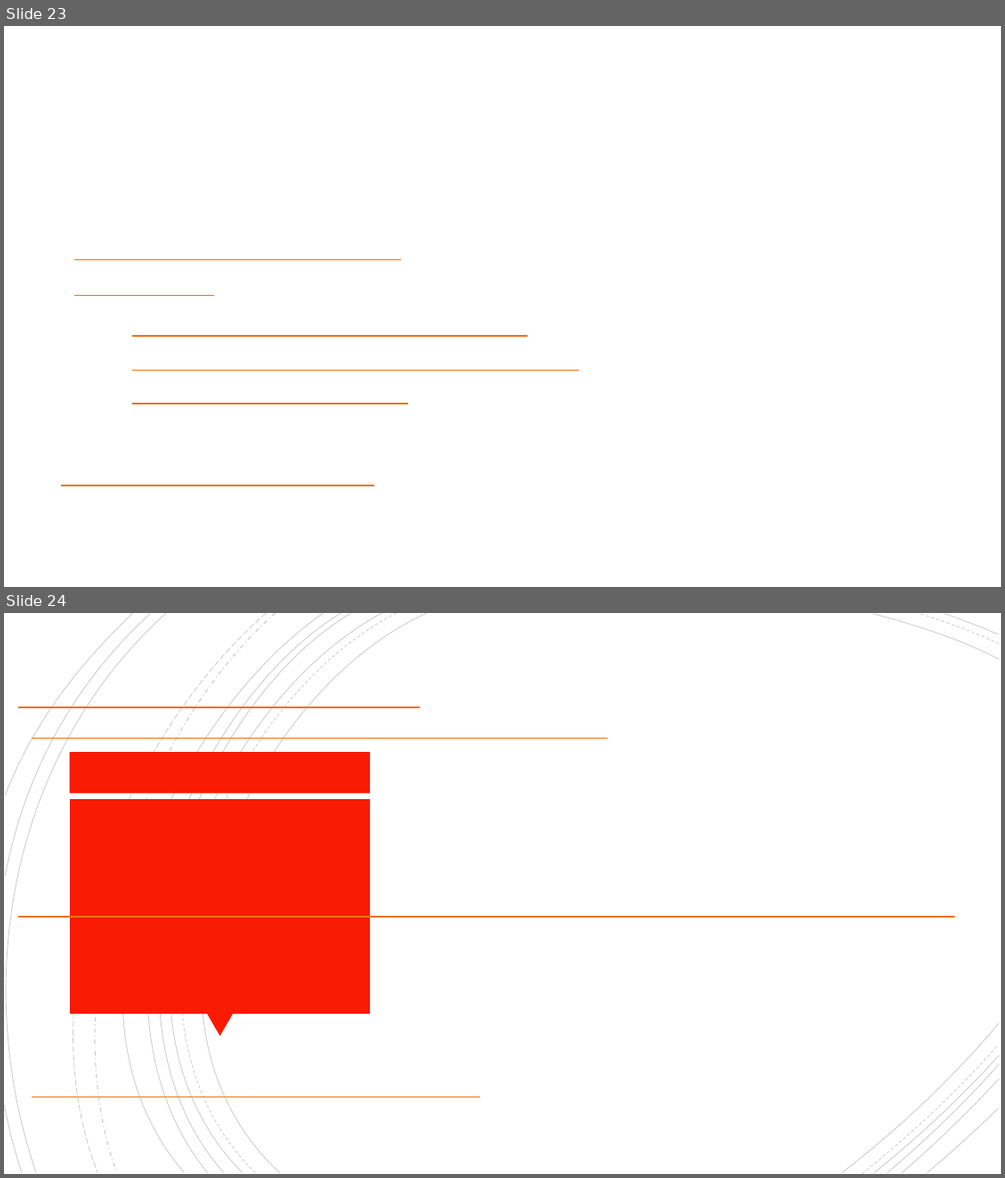
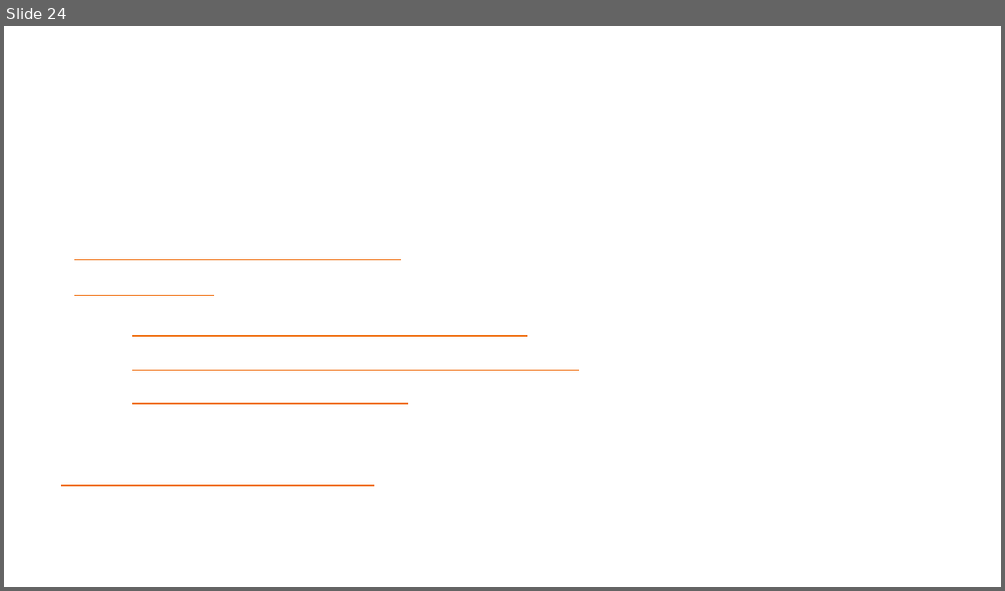
Before and after one commit to letcodesing/project, a slide deck: 개인1/발표용 파일/발표용.pptx. Shown one above the other, each under a label of ours: slides 23 and 24 before the commit, slide 24 after it. The pictures are 1005x1178 and 1005x591 pixels, drawn with LibreOffice and Linux fonts; fonts in the diff are those of the drawing; background and template pictures are left out. Boxes give left, top, right and bottom in pixels: in the first picture for what was removed or moved away, otherwise in the second. Text is boxed around its words. In the diff, an @@ line names an element or a change of style, - is before the commit and + after.

```diff
--- a/개인1/발표용 파일/발표용.pptx
+++ b/개인1/발표용 파일/발표용.pptx
@@ slide 24 removed at bbox=[4, 613, 1001, 1174], background picture (left out) @@
@@ group removed at bbox=[4, 613, 999, 1174]: 21 freeform shapes @@
@@ line removed from (18, 707) to (420, 707) @@
@@ line removed from (32, 738) to (607, 738) @@
@@ rectangle removed at bbox=[70, 752, 371, 793] @@
@@ rectangle removed at bbox=[70, 799, 370, 1013] @@
@@ line removed from (18, 916) to (955, 916) @@
@@ triangle removed at bbox=[207, 1013, 233, 1037] @@
@@ line removed from (32, 1097) to (480, 1097) @@
@@ what was slide 23 is now slide 24 @@
```
Also in this commit, not shown: 2 slides changed, 2 slides added, 1 other slide removed, 4 other files.
